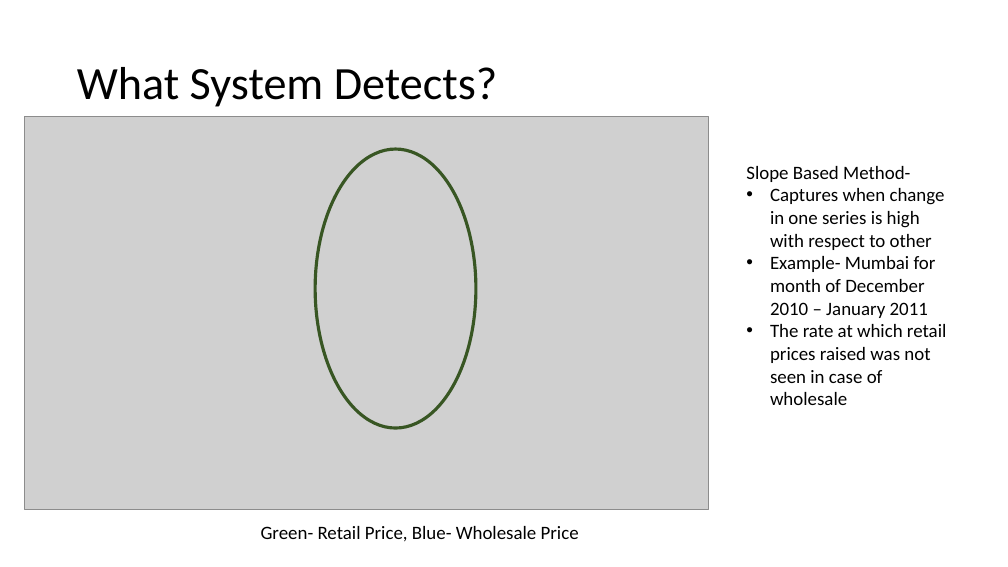
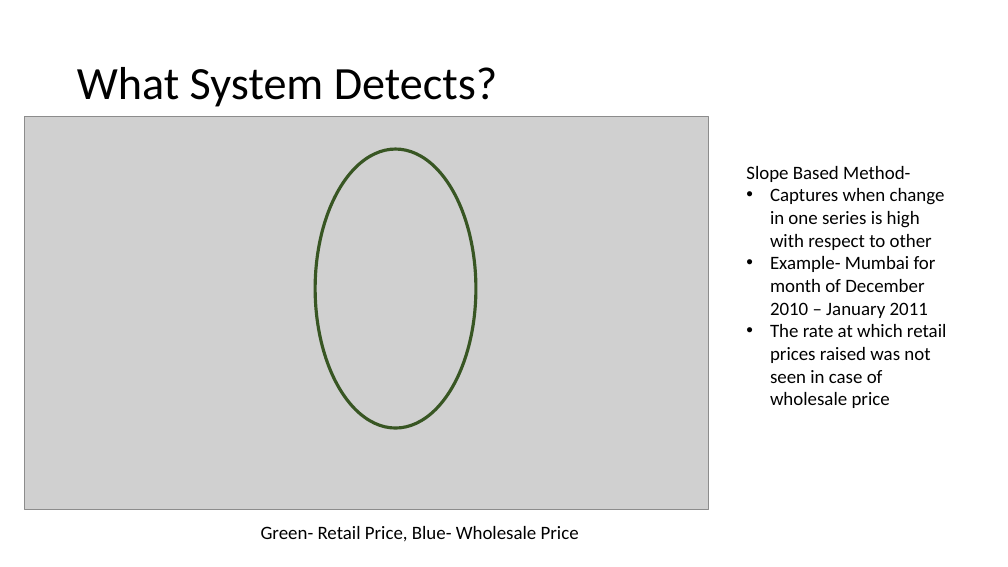
Before and after one commit to baldvaritesh/mtp, a slide deck: slide 8 of thesisPresentation/Thesis - Updated.pptx. Drawn at 1008x567 pixels with LibreOffice and Linux fonts; fonts in the diff are those of the drawing; grey boxes stand for pictures. Boxes give left, top, right and bottom in pixels: in the first picture for what was removed or moved away, otherwise in the second. Text is boxed around its words. In the diff, an @@ line names an element or a change of style, - is before the commit and + after.

```diff
--- a/thesisPresentation/Thesis - Updated.pptx
+++ b/thesisPresentation/Thesis - Updated.pptx
@@ text at box(770, 324, 946, 408): text changed @@
-• The rate at which retail prices raised was not seen in case of wholesale
+• The rate at which retail prices raised was not seen in case of wholesale price
```
Also in this commit, not shown: 8 other slides changed.
